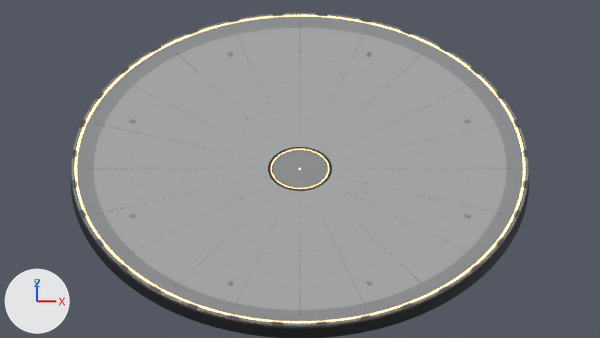
The Blender file AssetDevelopment/ClassicArena/ClassicArenaPremium.blend, before and after one commit.
One viewpoint serves both versions: the file's camera 'Camera'. Lighting does not change. The marker at lower left points along +X, +Y and +Z. The first picture is the older version.

The first picture shows 'SM_ClassicArena_Premium'.
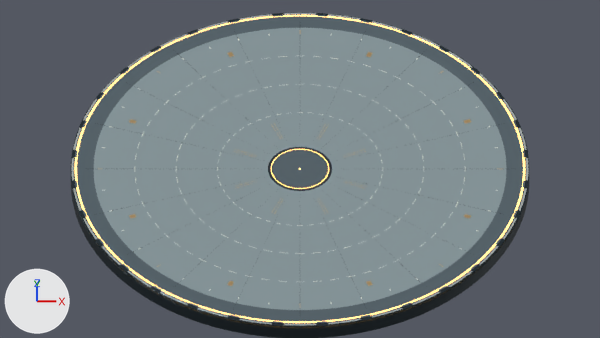
What the commit changed:
Material '01_Deck_Graphite' (mat_01_deck_graphite) changes colour from grey #97999b to greyish blue #5b6a73; in linear values from (0.31, 0.32, 0.33) to (0.105, 0.145, 0.17).
Material '02_Field_Slate' (mat_02_field_slate) changes colour from grey #aaacad to grey #88989d; in linear values from (0.4, 0.41, 0.42) to (0.245, 0.315, 0.335).
In material '03_Gunmetal_Rail' (mat_03_gunmetal_rail), roughness goes from 0.31 to 0.27.
Material '04_Satin_Titanium' (mat_04_satin_titanium) changes colour from grey #b8babc to light grey #d6dedd; in linear values from (0.48, 0.49, 0.5) to (0.67, 0.73, 0.72).
In material '04_Satin_Titanium' (mat_04_satin_titanium), metallic goes from 0.84 to 0.86.
Material '08_Warm_Metal' (mat_08_warm_metal) changes colour from beige #ad9784 to brown #cead79; in linear values from (0.42, 0.31, 0.23) to (0.62, 0.42, 0.19).
In material '08_Warm_Metal' (mat_08_warm_metal), metallic goes from 0.72 to 0.82.
In material '08_Warm_Metal' (mat_08_warm_metal), roughness goes from 0.3 to 0.28.
Material '06_Floor_Marking' (mat_06_floor_marking) changes colour from grey #b6babd to white #eaeadd; in linear values from (0.47, 0.49, 0.51) to (0.82, 0.82, 0.72).
In material '06_Floor_Marking' (mat_06_floor_marking), metallic goes from 0.25 to 0.3.
In material '06_Floor_Marking' (mat_06_floor_marking), roughness goes from 0.57 to 0.37.
me_sm_classicarena_premium_mesh is used by ob_sm_classicarena_premium; location (0.0, 0.0, 0.0).
me_sm_classicarena_premium_mesh had 17456 vertices, 15930 faces and spanned x -6.5..6.5, y -6.5..6.5, z -0.5..0.01.
me_sm_classicarena_premium_mesh now has 18192 vertices, 16554 faces and spans x -6.5..6.5, y -6.5..6.5, z -0.5..0.01.
me_sm_classicarena_premium_mesh part 1: 256 vertices added at x -1.88..1.88, y -1.88..1.88, z 0.0..0.01.
Other edits to the shape of me_sm_classicarena_premium_mesh do not show in these pictures.

Boxes [x1, y1, x2, y2] around the edits, measured in the pictures (600 x 338 px):
'SM_ClassicArena_Premium', recoloured, surface changed
    both: [71, 12, 529, 330]
part 1 of me_sm_classicarena_premium_mesh, added
    after: [234, 124, 366, 214]
